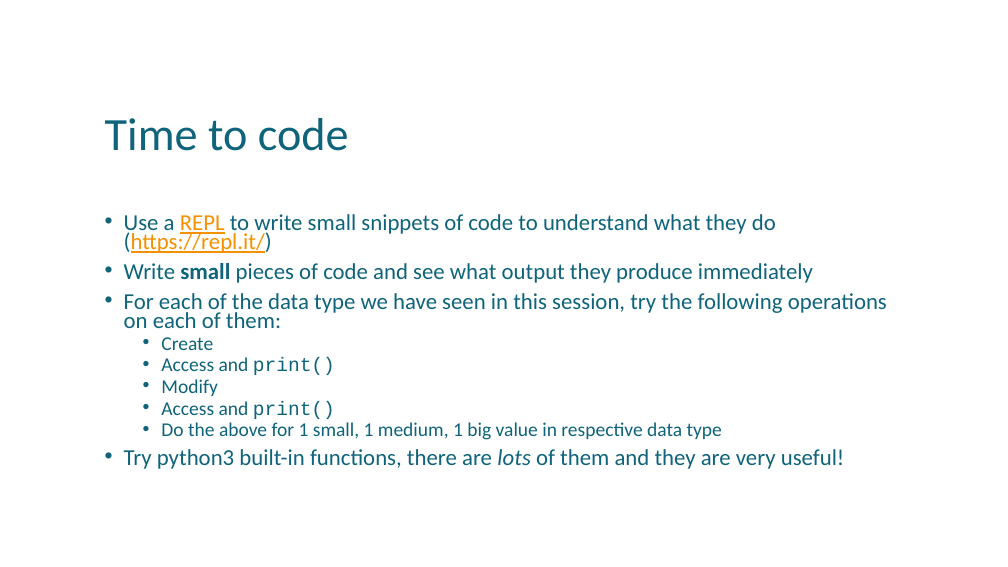
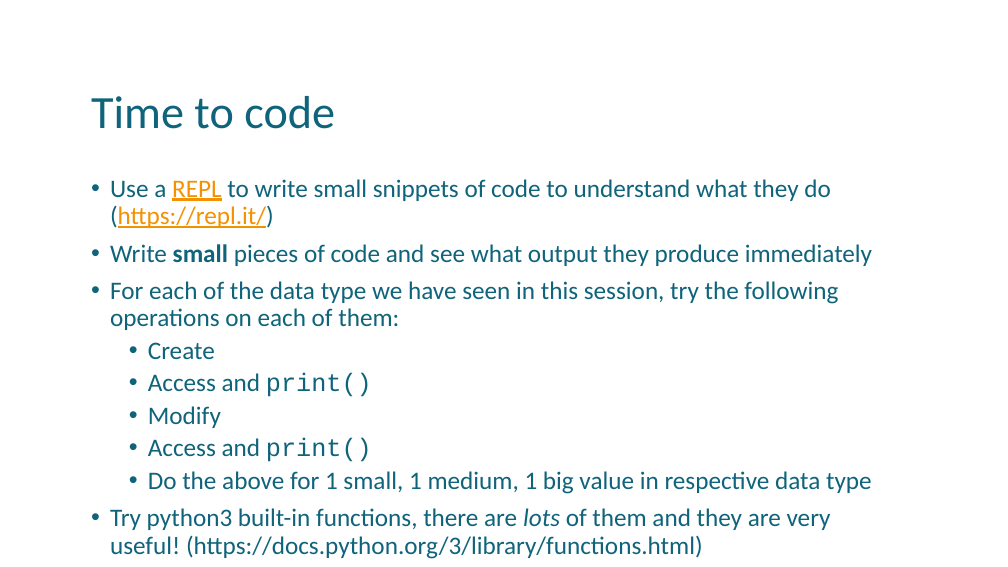
Before and after one commit to uday87j/teach_python, a slide deck: slide 21 of fundamentals/2-State, Data types.pptx (slide 16 before the commit). Drawn at 1008x567 pixels with LibreOffice and Linux fonts; fonts in the diff are those of the drawing. Boxes give left, top, right and bottom in pixels: in the first picture for what was removed or moved away, otherwise in the second. Text is boxed around its words. In the diff, an @@ line names an element or a change of style, - is before the commit and + after.

Commit message:
Minor modifications to sessions 2 & 3

```diff
--- a/fundamentals/2-State, Data types.pptx
+++ b/fundamentals/2-State, Data types.pptx
@@ title "Time to code": place and size @@
-title "Time to code" at bbox=[105, 118, 349, 151]
+title "Time to code" at bbox=[91, 96, 335, 129]
@@ text "Use a REPL to write ...": place and size @@
-text "Use a REPL to write ..." at bbox=[124, 214, 887, 469]
+text "Use a REPL to write ..." at bbox=[110, 179, 872, 559]
@@ text at bbox=[110, 179, 872, 494]: size 21.7 to 24 pt in "Use a REPL to write small snippets ...", "Write small pieces of code and see ...", "For each of the data type we ..."; size 18.6 to 24 pt in "Create", "Access and print()", "Modify", "Access and print()" and 1 more places; line spacing 0.7 to 0.9 @@
@@ text at bbox=[110, 508, 831, 559]: text changed; size 21.7 to 24 pt @@
-• Try python3 built-in functions, there are lots of them and they are very useful!
+• Try python3 built-in functions, there are lots of them and they are very useful! (https://docs.python.org/3/library/functions.html)
```
Also in this commit, not shown: 2 other slides changed, 5 slides added, 1 slide removed, 1 other file.
